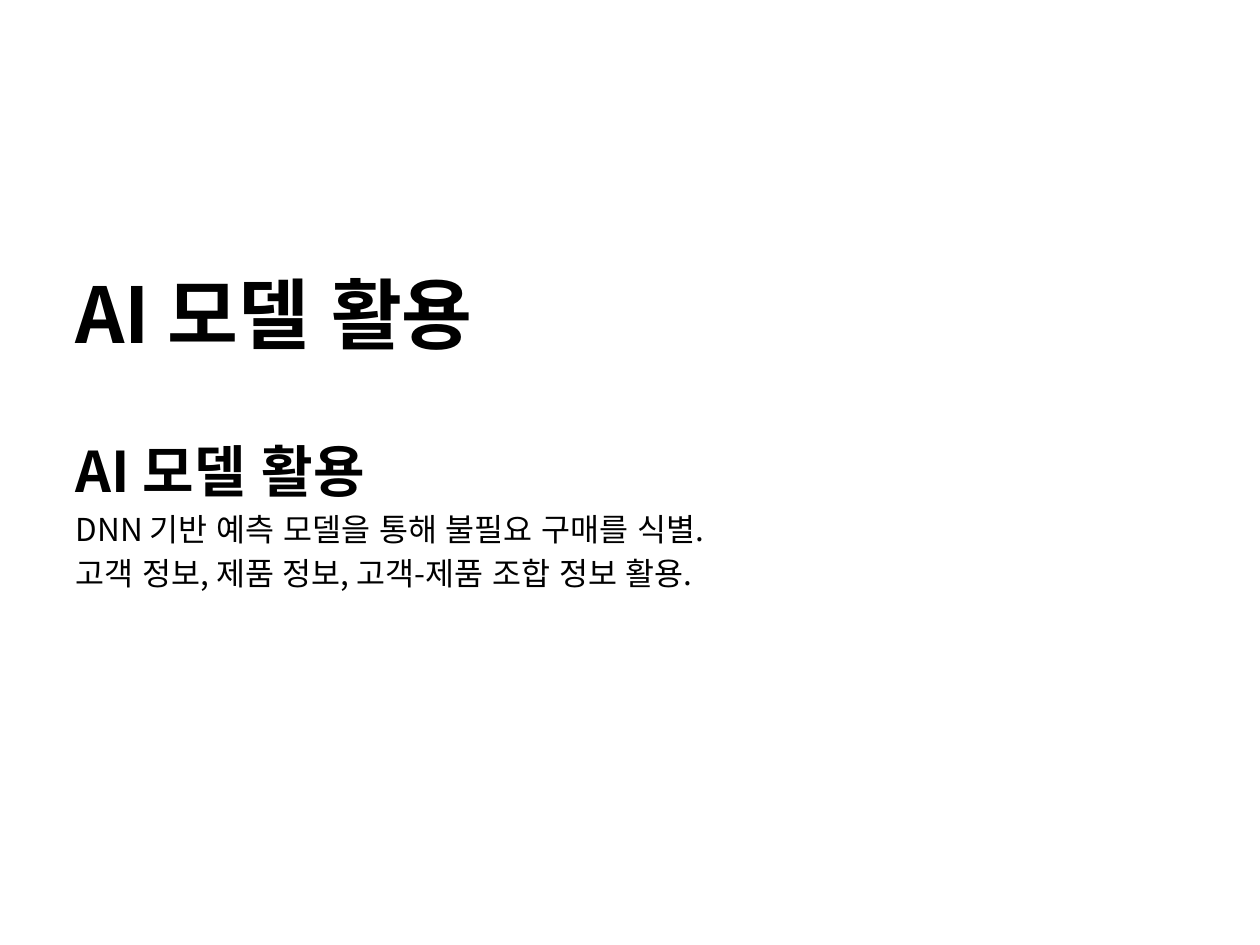
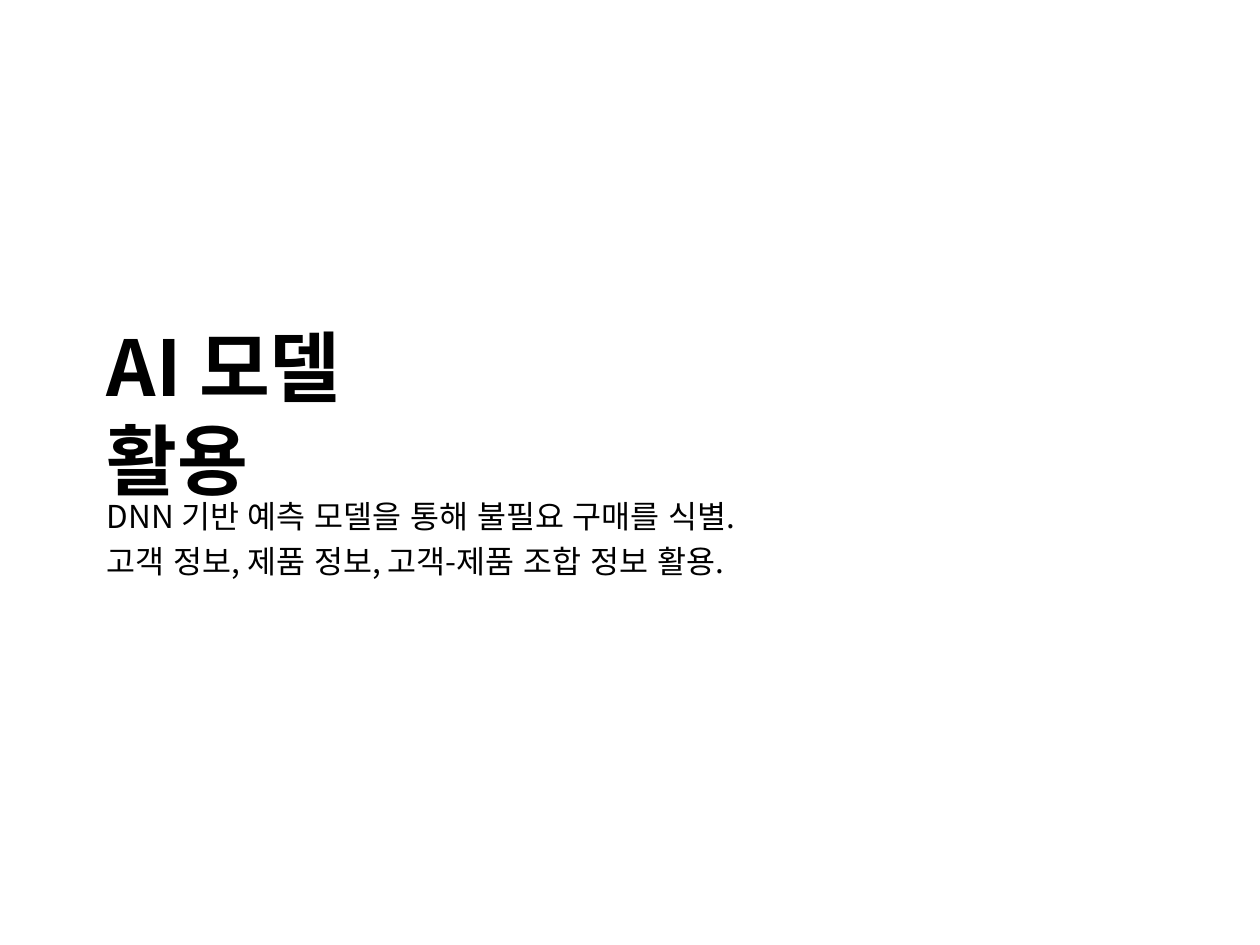
Before and after one commit to WasVelinn/1stPerSonalProjecT, a slide deck: slide 7 of 프레젠테이션1.pptx (slide 5 before the commit). Drawn at 1260x945 pixels with LibreOffice and Linux fonts; fonts in the diff are those of the drawing. Boxes give left, top, right and bottom in pixels: in the first picture for what was removed or moved away, otherwise in the second. Text is boxed around its words. In the diff, an @@ line names an element or a change of style, - is before the commit and + after.

```diff
--- a/프레젠테이션1.pptx
+++ b/프레젠테이션1.pptx
@@ title "AI 모델 활용" rewrapped from [76, 278, 473, 350] to [107, 331, 341, 508] @@
@@ text at [76, 444, 364, 497]: paragraph removed @@
-AI 모델 활용
@@ text "DNN 기반 예측 모델을 통해 ...": place and size @@
-text "DNN 기반 예측 모델을 통해 ..." at [76, 444, 704, 591]
+text "DNN 기반 예측 모델을 통해 ..." at [107, 502, 736, 579]
```
Also in this commit, not shown: 16 other slides changed, 10 slides added, 1 slide removed, 3 other files.
